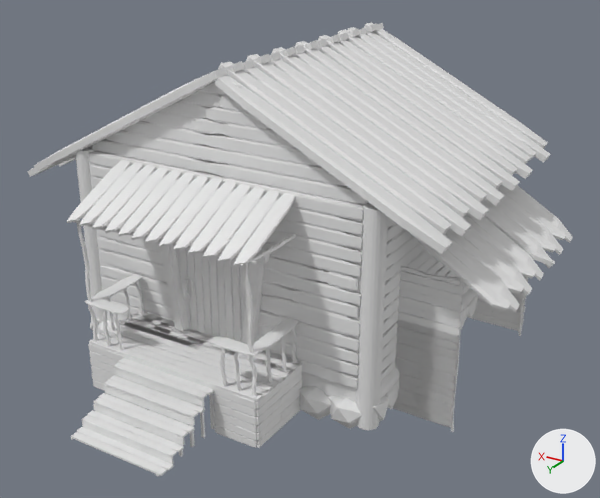
The Blender file Gamedev Modulis/Assets/Models/bighouseconnected.blend as it was, and as the next commit left it.
Both versions are drawn from a camera (50 mm lens) standing at (-24.6, 38.8, 25.1) and looking at (-2.2, 1.5, 6.4). Every picture has the same lights, and +X, +Y and +Z are marked at lower right.
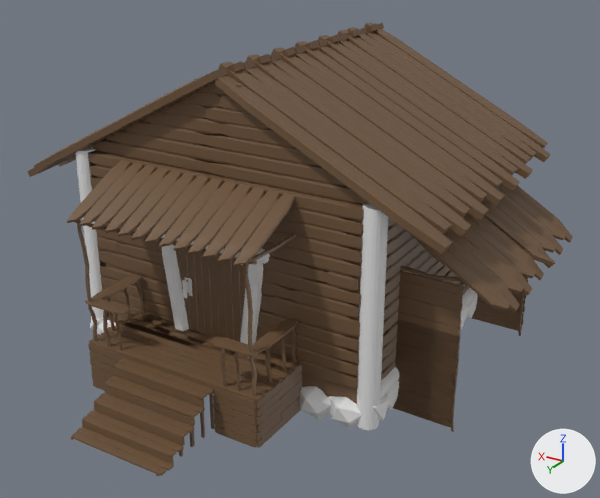
Where the newer file only moved an object's origin or applied its transform, the numbers keep the older frame.

Changed parts and their boxes (x1, y1, x2, y2) in the pictures (600 x 498 px):
part 1 of me_cube_357, recoloured (white to brown): (27, 22, 573, 476) in both

The change in detail:
Material 'DarkerWood' (mat_darkerwood) is new.
Its base color is (0.8, 0.8, 0.8) (white #e7e7e7).
Material 'Wood' (mat_wood) is new.
Its base color is (0.157, 0.0889, 0.0439) (brown #6e543b).
Material 'Stone' (mat_stone) is new.
Its base color is (0.8, 0.8, 0.8) (white #e7e7e7).
Material 'Metal' (mat_metal) is new.
Its base color is (0.8, 0.8, 0.8) (white #e7e7e7).
Material 'Glass' (mat_glass) is new.
Its base color is (0.0, 0.8, 0.76) (cyan #00e7e2).
Its metallic is 1.0.
Its roughness is 0.544.
Its coat weight is 0.126.
me_cube_357 is used by ob_cube_346; location (5.98, -1.08, 13.67).
me_cube_357 had 13612 vertices, 14520 faces and spanned x -21.5..8.9, y -10.7..16.2, z -14.4..3.7.
me_cube_357 now has 12672 vertices, 13518 faces and spans x -21.5..8.9, y -10.7..16.2, z -14.4..3.7.
me_cube_357 part 1: 10329 faces spanning x -21.5..8.9, y -10.7..16.2, z -14.4..3.7 switch from no material to mat_wood (brown #6e543b).
me_cube_357 now uses material mat_stone (white #e7e7e7).
me_cube_357 now uses material mat_darkerwood (white #e7e7e7).
me_cube_357 now uses material mat_glass (cyan #00e7e2).
me_cube_357 now uses material mat_metal (white #e7e7e7).
